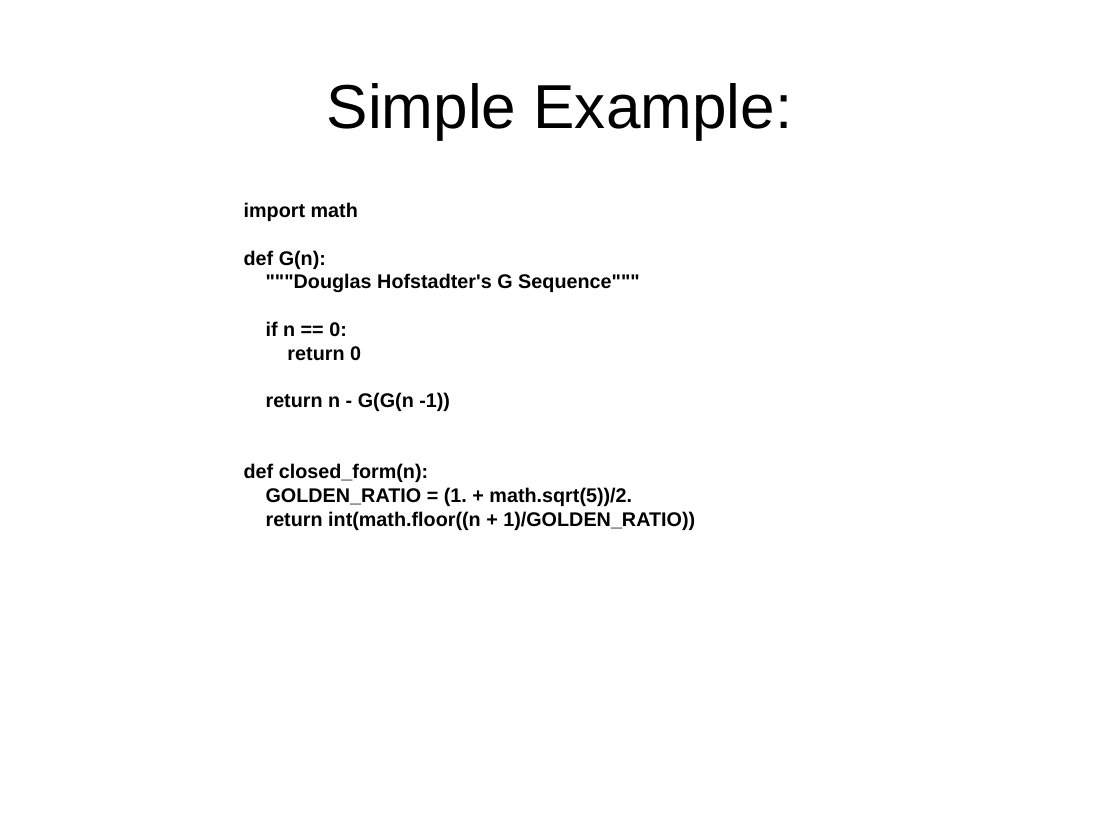
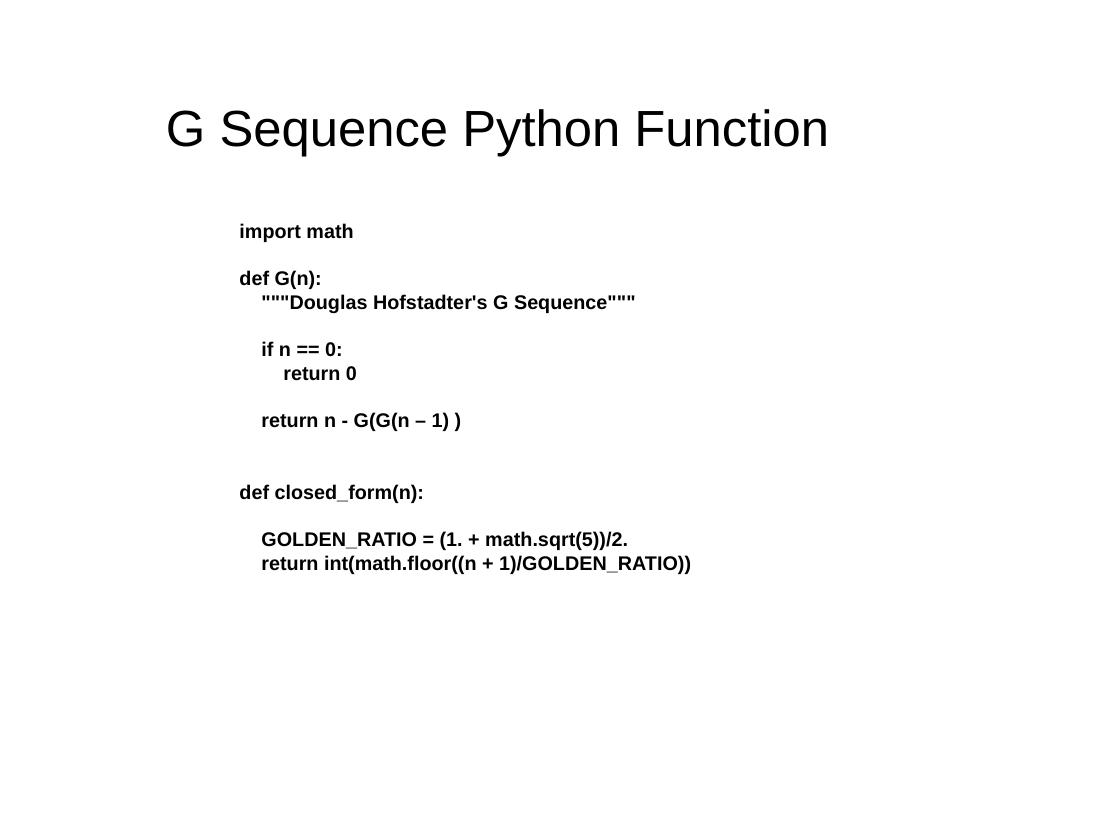
Before and after one commit to bmagill1250/757_Python_Users, a slide deck: slide 8 of April_2015/Cython_2015-04-08.odp (slide 7 before the commit). Drawn at 1120x840 pixels with LibreOffice and Linux fonts; fonts in the diff are those of the drawing. Boxes give left, top, right and bottom in pixels: in the first picture for what was removed or moved away, otherwise in the second. Text is boxed around its words. In the diff, an @@ line names an element or a change of style, - is before the commit and + after.

Commit message:
Filled out many of the slides for the presentation
Sinc plot added. Also code for all examples

```diff
--- a/April_2015/Cython_2015-04-08.odp
+++ b/April_2015/Cython_2015-04-08.odp
@@ title removed at [327,83,793,139] @@
-Simple Example:
@@ text added at [166,109,829,156], 36 pt, text #000000 @@
+G Sequence Python Function
@@ text "import math": place and size @@
-text "import math" at [244,202,695,530]
+text "import math" at [239,223,691,574]
@@ text at [261,412,450,431]: text changed @@
-return n - G(G(n -1))
+return n - G(G(n – 1) )
```
Also in this commit, not shown: 5 other slides changed, 10 slides added, 4 slides removed, 18 other files.
